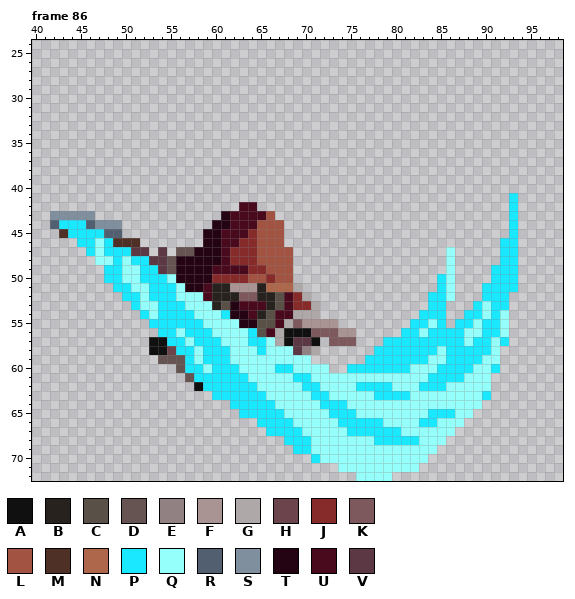
File history of a pixel-art file, Content/Animations/red hood itch free.aseprite. The first picture shows the starting point.
112x96 pixels, 254 frames. Colours within 5 levels of each other are drawn and written as one. Shown: frame 86: x 40..98, y 24..72. The old version is drawn lined up with the new one, on the new canvas. The commit also changed other frames, which this record leaves out.
Visible layers, top first: "特效1", "武器1", "角色", "特效2", "武器2".
Palette (. is transparent): A #101010  B #28221e  C #595047  D #655452  E #928182  F #aa9393  G #aea8a8  H #6c444c  J #862b2a  K #7d595d  L #a25342  M #4e3026  N #ae674b  P #19e8ff  Q #94fffb  R #525f71  S #7f8f9e  T #240312  U #490a1e  V #5b3843
Pixels before, frame 86 (only the part around the change), first column x 45:
30 ..................................
31 ..................................
32 ..................................
33 ..................................
34 ..................................
35 ..................................
36 ..................................
37 ..................................
38 ..................................
39 ..................................
40 ..................................
41 ..................................
42 ..................UU..............
43 SS..............TUUUUL............
44 PRSSS..........TTUUULLL...........
45 PPPRR.........TTUUUJLLL...........
46 PPQPMMM.......TTUUJJLLL...........
47 .PQPPPVV.V.DDTTTUJJJLLLL..........
48 ..QQPQPPVVDTTTTTUJJJLLLL..........
49 ...PPQQPPVDTTTTUUUUJJLLL..........
50 ...PPQQPPPQTTTTJJJJLLJLL..........
51 ....PPQQPPPQTTUBBFFFBNNNG.........
52 .....PPQPPPQQQUBBBKKBBCUJG........
53 ......PQQPPPQQQBCTUUUBCUJJG.......
54 .......PQPPPPQQQPTTUBCUUGGG.......
55 ........PPPPPPQQQQTTCCUGKFFFF.....
56 .........PPQPPPQQQQPCUGAAAKKKFF...
57 ........AAPPQPPPQQQPPQGAVVA.KKK...
58 ........AAHPPQPPPQQQPQQQVEG......P
59 .........DDDPQPPPQQQQQQQQQ......PP
60 ...........DPPQPPPQQQQPPQQQQ..PPPP
61 ............DPPPPPPQQQQQPPQQQQQQQQ
62 .............APPPPPPQQQQQPPQQQQPPP
63 ...............PPPPPPQQQQQPPQQQQQP
64 .................PPPPPQQQQQPPPQQQQ
65 ..................PPPPPQQQQQPPPQQQ
66 ....................PPPPQQQQQPPPPP
67 .....................PPPPQQQQQPPPP
68 .......................PPPQQQQQQQP
69 ........................PPQQQQQQQQ
70 ..........................PQQQQQQQ
71 .............................QQQQQ
72 ...............................QQQ
Now the later version:
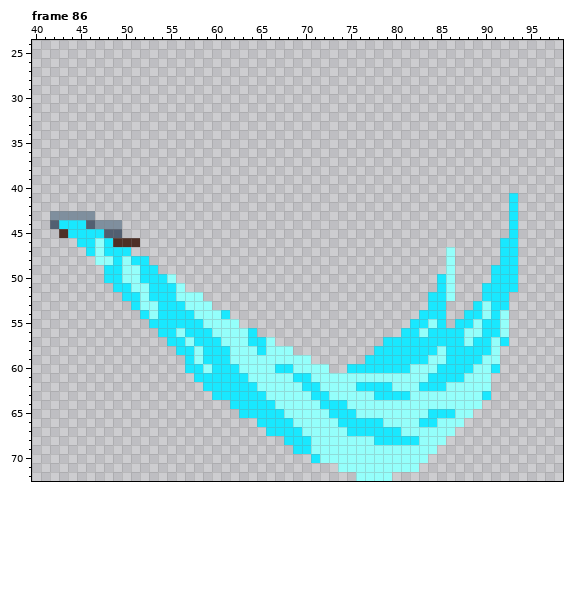
The edit:
{"change": "canvas 112x96 -> 128x96, the old top-left corner now at 8,0"}
{"where": "frame 86"}
{"frame":86,"y":42,"x":63,"old":"UU","new":".."}
{"frame":86,"y":43,"x":61,"old":"TUUUUL","new":"......"}
{"frame":86,"y":44,"x":60,"old":"TTUUULLL","new":"........"}
{"frame":86,"y":45,"x":59,"old":"TTUUUJLLL","new":"........."}
{"frame":86,"y":46,"x":59,"old":"TTUUJJLLL","new":"........."}
{"frame":86,"y":47,"x":51,"old":"VV","new":".."}
{"frame":86,"y":47,"x":54,"old":"V","new":"."}
{"frame":86,"y":47,"x":56,"old":"DDTTTUJJJLLLL","new":"............."}
{"frame":86,"y":48,"x":53,"old":"VVDTTTTTUJJJLLLL","new":"................"}
{"frame":86,"y":49,"x":54,"old":"VDTTTTUUUUJJLLL","new":"..............."}
{"frame":86,"y":50,"x":56,"old":"TTTTJJJJLLJLL","new":"............."}
{"frame":86,"y":51,"x":57,"old":"TTUBBFFFBNNNG","new":"............."}
{"frame":86,"y":52,"x":59,"old":"UBBBKKBBCUJG","new":"............"}
{"frame":86,"y":53,"x":60,"old":"BCTUUUBCUJJG","new":"............"}
{"frame":86,"y":54,"x":62,"old":"TTUBCUUGGG","new":".........."}
{"frame":86,"y":55,"x":63,"old":"TTCCUGKFFFF","new":"..........."}
{"frame":86,"y":56,"x":65,"old":"CUGAAAKKKFF","new":"..........."}
{"frame":86,"y":57,"x":53,"old":"AA","new":".."}
{"frame":86,"y":57,"x":67,"old":"GAVVA","new":"....."}
{"frame":86,"y":57,"x":73,"old":"KKK","new":"..."}
{"frame":86,"y":58,"x":53,"old":"AAH","new":"..."}
{"frame":86,"y":58,"x":69,"old":"VEG","new":"..."}
{"frame":86,"y":59,"x":54,"old":"DDD","new":"..."}
{"frame":86,"y":60,"x":56,"old":"D","new":"."}
{"frame":86,"y":61,"x":57,"old":"D","new":"."}
{"frame":86,"y":62,"x":58,"old":"A","new":"."}
{"label":"erased","picture_box":[131,202,356,391]}
